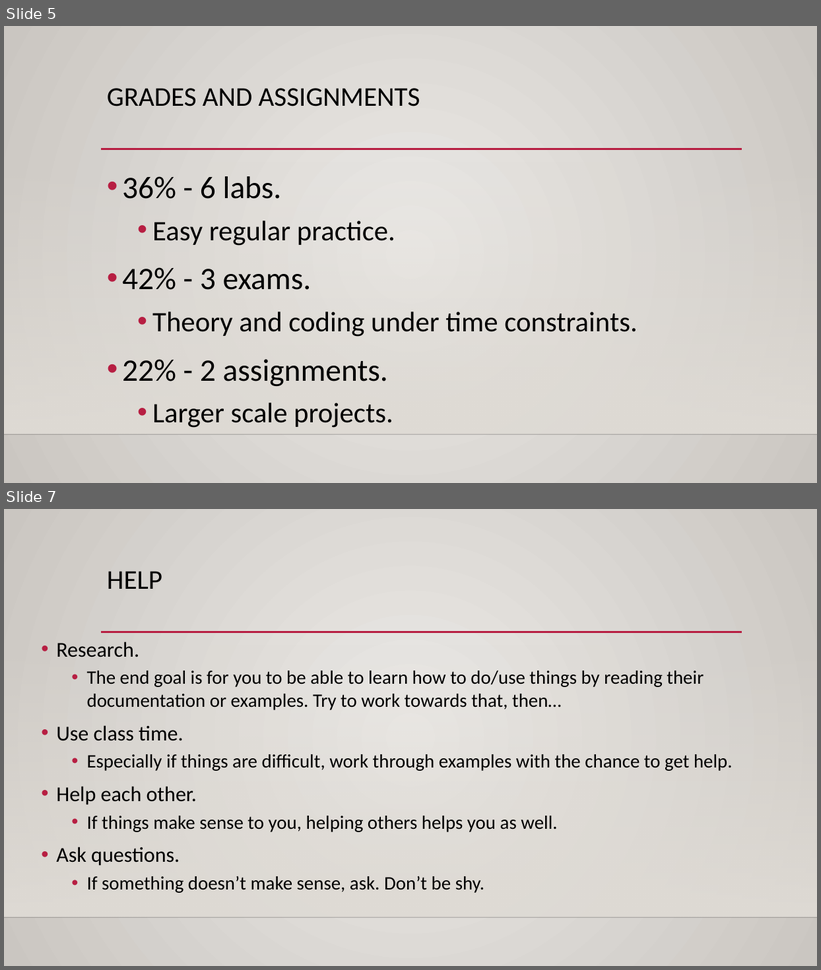
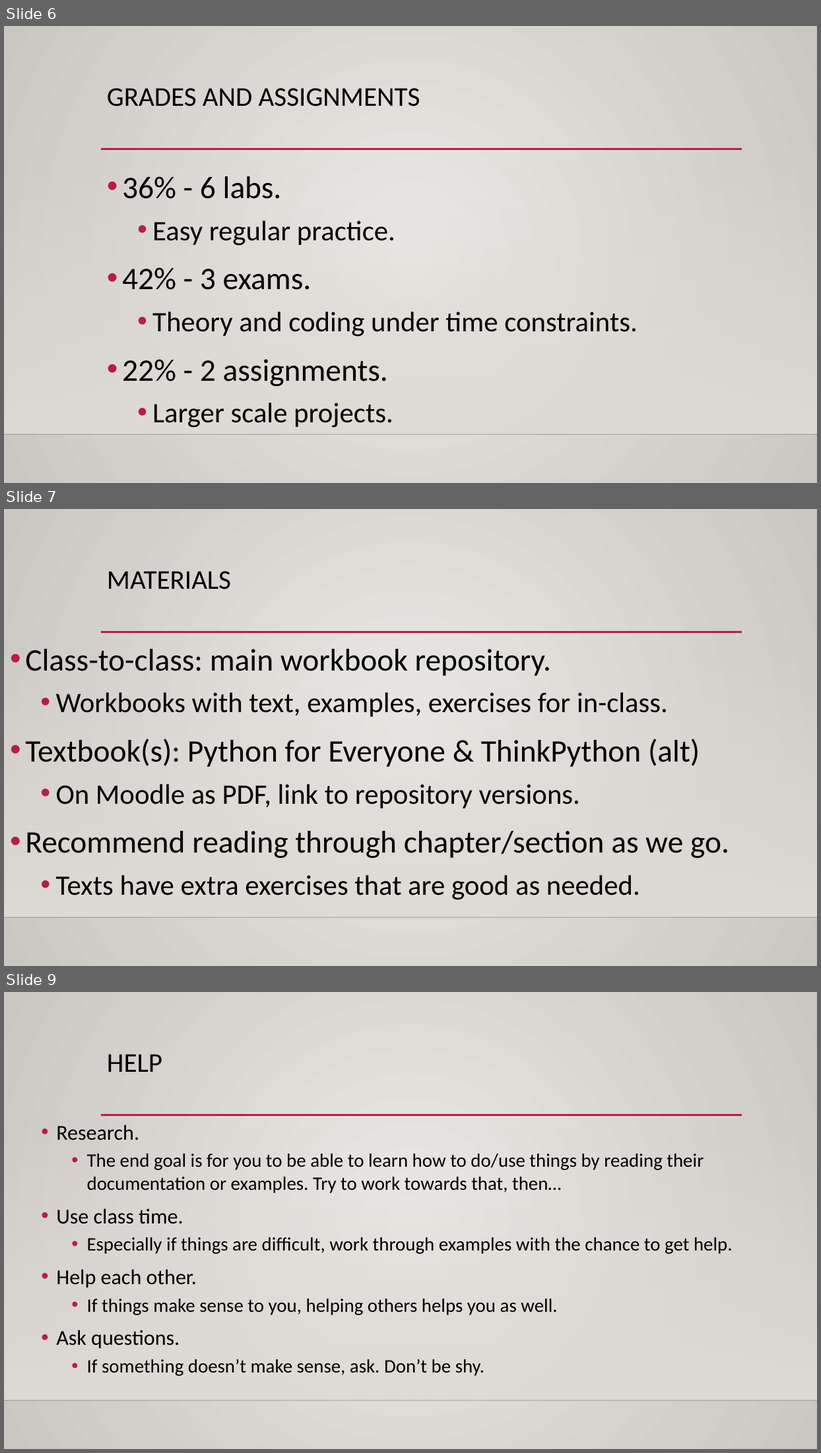
Before and after one commit to AkeemSemperDataScience/Programming_Basics_for_Machine_Learning_Students, a slide deck: reference_material/slides/001_intro_setup.pptx. Shown one above the other, each under a label of ours: slides 5 and 7 before the commit, slides 6, 7 and 9 after it; the slides between them are not shown. The pictures are 821x970 and 821x1453 pixels, drawn with LibreOffice and Linux fonts; fonts in the diff are those of the drawing; background and template pictures are left out. Boxes give left, top, right and bottom in pixels: in the first picture for what was removed or moved away, otherwise in the second. Text is boxed around its words. In the diff, an @@ line names an element or a change of style, - is before the commit and + after.

```diff
--- a/reference_material/slides/001_intro_setup.pptx
+++ b/reference_material/slides/001_intro_setup.pptx
@@ slide 7 added at (4,509,817,966), background gradient #ECEAE7 to #CAC7C1; not listed: 3 template elements that a slide beside it also shows @@
@@ title added at (107,571,231,590), 32 pt, text #000000 @@
+MATERIALS
@@ text added at (25,649,729,900), 33.3 pt, text #000000 @@
+• Class-to-class: main workbook repository.
+  • Workbooks with text, examples, exercises for in-class.
+• Textbook(s): Python for Everyone & ThinkPython (alt)
+  • On Moodle as PDF, link to repository versions.
+• Recommend reading through chapter/section as we go.
+  • Texts have extra exercises that are good as needed.
@@ what was slide 5 is now slide 6 @@
@@ what was slide 7 is now slide 9 @@
```
Also in this commit, not shown: 4 slides changed, 8 other slides added.
